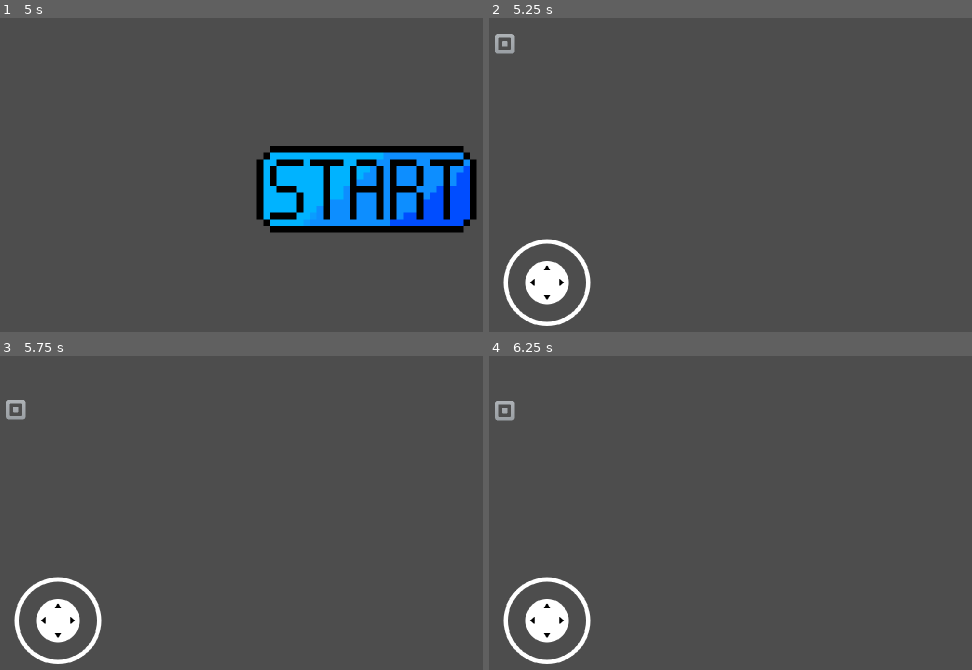
Above: before the commit, frames 1-4 (two rows, left to right).
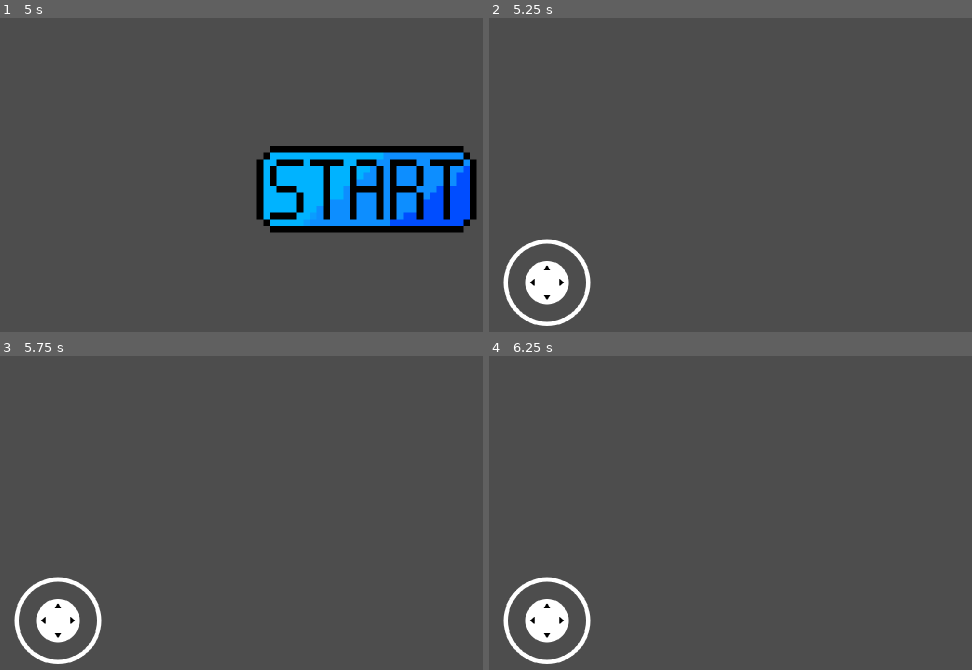
Above: after the commit, the same moments.

Repository: FelixSalim/RevitalizationOfElyoris
Game: Godot game, scene res://MainMenu.tscn
Same seed, same stepped clock (60 frames per second), same inputs: the game is played once before the commit and once after it.
Inputs (mouse positions are in pixels of both pictures, inside the frame that each line leads up to):
- Up to frame 1 (5 s): tap Enter at 0.5, 2, 3.5 s; move the mouse to (outside the picture) at 0.52 s; hold Right (ui_right) 0.53-1.25 s; click (outside the picture) at 0.67 s; tap Space at 1.25, 2.75, 4.25 s; drag from (207, 209) to (328, 266) at 1.27 s; move the mouse to (449, 115) at 2.02 s; hold Right (ui_right) 2.03-2.75 s; drag from (328, 266) to (130, 140) at 2.77 s; move the mouse to (outside the picture) at 3.52 s; hold Left (ui_left) 3.53-4.25 s; drag from (130, 140) to (246, 102) at 4.27 s
- Up to frame 2 (5.25 s): move the mouse to (894, 193) at 5.02 s; hold Down (ui_down) from 5.03 s (still down); click (894, 193) at 5.17 s
- Up to frame 3 (5.75 s): keep holding Down (ui_down)
- Up to frame 4 (6.25 s): release Down (ui_down) at 5.75 s; drag from (735, 440) to (696, 547) at 5.77 s

Frame 1 is identical in both runs. In frame 2, 0.2% of the frame differs, in the area x 1-6%, y 5-12%; in frame 3, 0.2%; in frame 4, 0.2%.

Commit message:
feat: added character sprite

Diff:
--- a/Player/Player.gd
+++ b/Player/Player.gd
@@ -8,15 +8,15 @@
 var stateManager
 
 # Character Speed
-var speed = 10000
+var speed = 300
 
 # Initiates State Manager, Set Initial State to Idle
 func _ready():
 	stateManager = StateManager.new()
-	change_state("idle")
+	change_moving_state("idle")
 
 # Process User Input
-func get_input(delta):
+func get_input():
 	# Reset velocity
 	velocity = Vector2()
 
@@ -31,11 +31,11 @@
 		move_down()
 
 	# Update Velocity
-	velocity = velocity.normalized() * speed * delta
+	velocity = velocity.normalized() * speed
 
 # Get Input and Move Player Each Frame
 func _process(delta):
-	get_input(delta)
+	get_input()
 	move_and_slide()
 
 # Movement Handling (Handled in the individual state class like RunState and IdleState)
@@ -51,9 +51,9 @@
 func move_down():
 	state.move_down()
 
-# Handles Player State Changing
-func change_state(stateName):
-	# If there is currently a state, destroy it
+# Handles Player Moving State Changing From Idling to Running
+func change_moving_state(stateName):
+	# If there is currently a state, destroy it (make sure that player state is not idle and run at the same time
 	if state != null:
 		state.queue_free()
 
@@ -61,7 +61,7 @@
 	state = stateManager.get_state(stateName).new()
 
 	# Initializes State Attributes
-	state.init(Callable(self, "change_state"), self)
+	state.init(Callable(self, "change_moving_state"), self, $AnimationPlayer)
 
 	# Name the state
 	state.name = str(stateName)
--- a/Player/Player.tscn
+++ b/Player/Player.tscn
@@ -1,21 +1,113 @@
-[gd_scene load_steps=5 format=3 uid="uid://o8d8w6n2nmsc"]
+[gd_scene load_steps=11 format=3 uid="uid://o8d8w6n2nmsc"]
 
 [ext_resource type="Script" path="res://Player/Player.gd" id="1_34hig"]
-[ext_resource type="Texture2D" uid="uid://8lcffxccasmd" path="res://Assets/PlayerSprites/PlayerPrototype.png" id="1_qebfv"]
+[ext_resource type="Texture2D" path="res://Assets/PlayerSprites/Player_Character_Spritesheet_NoAnimation.png" id="2_lsd2v"]
 [ext_resource type="PackedScene" uid="uid://ccy2104o4brdk" path="res://Joystick.tscn" id="3_0lcn0"]
 
-[sub_resource type="RectangleShape2D" id="RectangleShape2D_745oj"]
+[sub_resource type="CapsuleShape2D" id="CapsuleShape2D_rrlrk"]
+radius = 8.19672
+height = 31.4754
+
+[sub_resource type="Animation" id="Animation_u4q7c"]
+resource_name = "Idle Down"
+tracks/0/type = "value"
+tracks/0/imported = false
+tracks/0/enabled = true
+tracks/0/path = NodePath("Sprite2D:frame")
+tracks/0/interp = 1
+tracks/0/loop_wrap = true
+tracks/0/keys = {
+"times": PackedFloat32Array(0),
+"transitions": PackedFloat32Array(1),
+"update": 1,
+"values": [0]
+}
+
+[sub_resource type="Animation" id="Animation_lnv7a"]
+length = 0.001
+tracks/0/type = "value"
+tracks/0/imported = false
+tracks/0/enabled = true
+tracks/0/path = NodePath("Sprite2D:frame")
+tracks/0/interp = 1
+tracks/0/loop_wrap = true
+tracks/0/keys = {
+"times": PackedFloat32Array(0),
+"transitions": PackedFloat32Array(1),
+"update": 1,
+"values": [0]
+}
+
+[sub_resource type="Animation" id="Animation_yuyy2"]
+resource_name = "Idle Right"
+tracks/0/type = "value"
+tracks/0/imported = false
+tracks/0/enabled = true
+tracks/0/path = NodePath("Sprite2D:frame")
+tracks/0/interp = 1
+tracks/0/loop_wrap = true
+tracks/0/keys = {
+"times": PackedFloat32Array(0),
+"transitions": PackedFloat32Array(1),
+"update": 1,
+"values": [2]
+}
+
+[sub_resource type="Animation" id="Animation_6dtaa"]
+resource_name = "Idle Left"
+tracks/0/type = "value"
+tracks/0/imported = false
+tracks/0/enabled = true
+tracks/0/path = NodePath("Sprite2D:frame")
+tracks/0/interp = 1
+tracks/0/loop_wrap = true
+tracks/0/keys = {
+"times": PackedFloat32Array(0),
+"transitions": PackedFloat32Array(1),
+"update": 1,
+"values": [1]
+}
+
+[sub_resource type="Animation" id="Animation_u1lt7"]
+resource_name = "Idle Up"
+tracks/0/type = "value"
+tracks/0/imported = false
+tracks/0/enabled = true
+tracks/0/path = NodePath("Sprite2D:frame")
+tracks/0/interp = 1
+tracks/0/loop_wrap = true
+tracks/0/keys = {
+"times": PackedFloat32Array(0),
+"transitions": PackedFloat32Array(1),
+"update": 1,
+"values": [3]
+}
+
+[sub_resource type="AnimationLibrary" id="AnimationLibrary_2ykrm"]
+_data = {
+"Idle Down": SubResource("Animation_u4q7c"),
+"Idle Left": SubResource("Animation_6dtaa"),
+"Idle Right": SubResource("Animation_yuyy2"),
+"Idle Up": SubResource("Animation_u1lt7"),
+"RESET": SubResource("Animation_lnv7a")
+}
 
 [node name="Player" type="CharacterBody2D"]
 script = ExtResource("1_34hig")
 
 [node name="CollisionShape2D" type="CollisionShape2D" parent="."]
-scale = Vector2(3.05, 3.05)
-shape = SubResource("RectangleShape2D_745oj")
+scale = Vector2(6.1, 6.1)
+shape = SubResource("CapsuleShape2D_rrlrk")
+
+[node name="AnimationPlayer" type="AnimationPlayer" parent="."]
+libraries = {
+"": SubResource("AnimationLibrary_2ykrm")
+}
 
 [node name="Sprite2D" type="Sprite2D" parent="."]
-scale = Vector2(0.1, 0.1)
-texture = ExtResource("1_qebfv")
+scale = Vector2(2, 2)
+texture = ExtResource("2_lsd2v")
+vframes = 4
 
 [node name="Control" type="Control" parent="."]
 layout_mode = 3
--- a/Player/States/RunState.gd
+++ b/Player/States/RunState.gd
@@ -19,15 +19,23 @@
 func _physics_process(delta):
 	get_input()
 
-# Movement Handling, Set velocity to corresponding movement direction
+# Movement Handling, Set velocity to corresponding movement direction, also plays animation accordingly
 func move_left():
 	player.velocity.x -= Input.get_action_strength("ui_left")
+	if Input.get_action_strength("ui_left") > Input.get_action_strength("ui_up") and Input.get_action_strength("ui_left") > Input.get_action_strength("ui_down"):
+		playerAnimation.play("Idle Left")
 
 func move_right():
 	player.velocity.x += Input.get_action_strength("ui_right")
+	if Input.get_action_strength("ui_right") > Input.get_action_strength("ui_up") and Input.get_action_strength("ui_right") > Input.get_action_strength("ui_down"):
+		playerAnimation.play("Idle Right")
 
 func move_up():
 	player.velocity.y -= Input.get_action_strength("ui_up")
+	if Input.get_action_strength("ui_up") > Input.get_action_strength("ui_left") and Input.get_action_strength("ui_up") > Input.get_action_strength("ui_right"):
+		playerAnimation.play("Idle Up")
 
 func move_down():
 	player.velocity.y += Input.get_action_strength("ui_down")
+	if Input.get_action_strength("ui_down") > Input.get_action_strength("ui_left") and Input.get_action_strength("ui_down") > Input.get_action_strength("ui_right"):
+		playerAnimation.play("Idle Down")
--- a/Player/States/State.gd
+++ b/Player/States/State.gd
@@ -10,11 +10,15 @@
 # Stores player class
 var player
 
+# Stores player animation
+var playerAnimation
+
 # Move and Slide player
 func _physics_process(delta):
 	player.move_and_slide()
 
 # Initialize Class
-func init(changeState, player):
+func init(changeState, player, playerAnimation):
 	self.changeState = changeState
 	self.player = player
+	self.playerAnimation = playerAnimation
